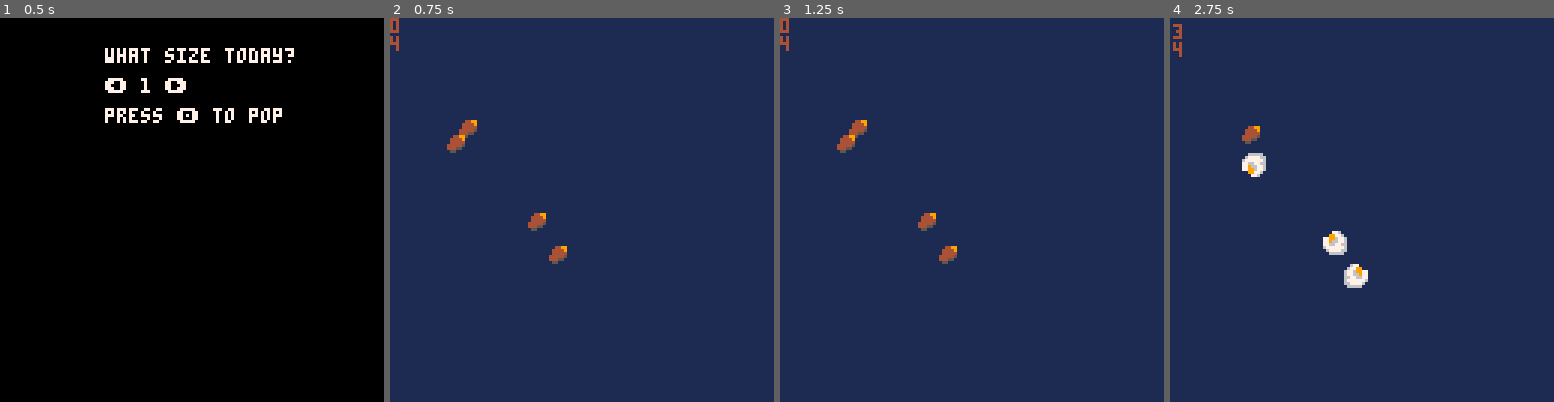
Above: before the commit, frames 1-4 (left to right).
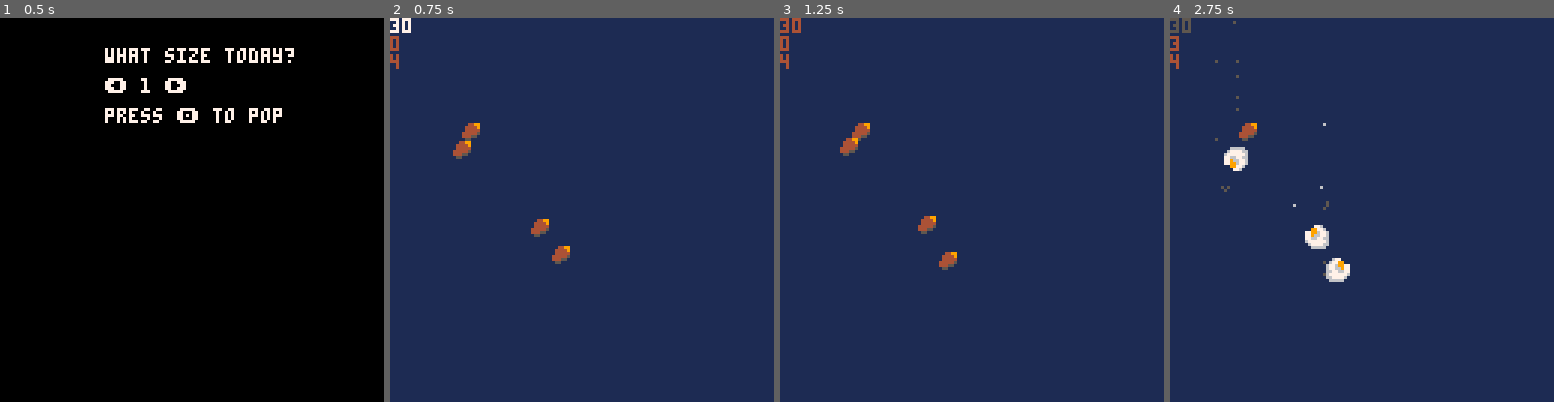
Above: after the commit, the same moments.

Repository: thoughtlesslabs/popper
Game: PICO-8 cartridge popper.p8
Two runs of this game, one before a commit and one after it. Both use one fixed random seed, a clock stepped at 60 frames per second and the inputs below.
Inputs:
- Up to frame 1 (0.5 s): tap X (X key) at 0.33 s
- Up to frame 2 (0.75 s): tap O (Z key) at 0.7 s
- Up to frame 3 (1.25 s): tap X (X key) at 1.07 s
- Up to frame 4 (2.75 s): hold Right 1.6-2.1 s; tap O (Z key) at 1.7, 2.1, 2.5 s; tap X (X key) at 1.85 s; hold Right from 2.47 s (still down)

Frame 1 is identical in both runs. In frame 2, 1.0% of the frame differs, in the area x 0-47%, y 0-65%; in frame 3, 0.8%; in frame 4, 2.3%, in the area x 0-52%, y 0-71%.

Commit message:
Added particles to exploding kernels

Diff:
--- a/popper.p8
+++ b/popper.p8
@@ -17,31 +17,17 @@
 	levels[3]="fffffffffffff"
 	levels[4]="fffffffffffffffffffff"
 	levels[5]="ffffffffffffffffffffffffff"
-end
-
---set game mode
+	part={}
+end
+
 function _update()
-	doshake()
+	updateparts()
 	if mode=="start" then
 		updatestart()
 	elseif mode=="game" then
 		updategame()
 	elseif mode=="gameover" then
 		updategameover()
-	end
-end
-
-function lvlname()
-	if levelnum==1 then
-		levelsname="xtra small"
-	elseif levelnum==2 then
-		levelsname="  small  "
-	elseif levelnum==3 then
-		levelsname="  medium  "
-	elseif levelnum==4 then
-		levelsname="  large  "
-	elseif levelnum==5 then
-		levelsname="xtra large"
 	end
 end
 
@@ -64,6 +50,71 @@
 	jit={}
 	for i=1,50 do
 		add(jit,rnd(2))
+	end
+end
+
+-- particles
+function addpart(_x,_y,_dx,_dy,_type,_maxage,_col)
+ local _p = {}
+ _p.x=_x
+ _p.y=_y
+ _p.dx=_dx
+ _p.dy=_dy
+ _p.tpe=_type
+ _p.mage=_maxage
+ _p.age=0
+ _p.col=0
+	_p.colarr=_col
+ add(part,_p)
+end
+
+-- kernel explosion
+function popped(_k)
+	for i=0,10 do
+		local _ang = rnd()
+		local _dx = sin(_ang)*0.2
+		local _dy = cos(_ang)*2
+		addpart(_k.x,_k.y,_dx,_dy,1,60,{5,6})
+	end
+end
+
+
+--particle updater
+function updateparts()
+	local _p
+	for i=#part,1,-1 do
+		_p=part[i]
+		_p.age+=1
+		if _p.age>_p.mage then
+			del(part,part[i])
+		else
+			if #_p.colarr==1 then
+				_p.col=_p.colarr[1]
+			else
+				local _ci=_p.age/_p.mage
+				_ci=1+flr(_ci*#_p.colarr)
+				_p.col=_p.colarr[_ci]
+			end
+
+		--apply gravity
+			if _p.tpe==1 then
+			_p.dy-=0.1
+			end
+
+		--move particle
+			_p.x+=_p.dx
+			_p.y+=_p.dy
+		end
+	end
+end
+
+function drawparts()
+	for i=1,#part do
+		_p=part[i]
+		--pixel particle
+		if _p.tpe == 0 or _p.tpe==1 then
+			pset(_p.x,_p.y,_p.col)
+		end
 	end
 end
 
@@ -98,6 +149,7 @@
 	end
 end
 
+--player select level
 function levelselect()
 	if btnp(0) then
 		if levelnum >1 then
@@ -110,9 +162,6 @@
 	end
 end
 
-function gupdate()
-end
-
 function updategameover()
 	if btnp(5) then
 		mode="game"
@@ -122,27 +171,33 @@
 --pop kernels base on user input
 function updategame()
  if popcount<#kernels then
- 	if btnp(4) then
- 		rkern=flr(rnd(#kernels)+1)
- 		if kernels[rkern].p==true then
- 			del(kernels,kernels[rkern].n)
- 			updategame()
- 		elseif kernels[rkern].v then
- 			sfx(0)
- 			shake=0.1
- 			kernels[rkern].p=true
- 			kernels[rkern].v=false
- 			popcount+=1
- 		end
+ 	kernpop()
+ else
+ 	updategameover()
+ end
+end
+
+function kernpop()
+ rkern=flr(rnd(#kernels)+1)
+ if btnp(4) then
+ 	if kernels[rkern].p==true then
+ 		del(kernels,kernels[rkern].n)
+ 		kernpop()
+ 	else
+ 		sfx(0)
+ 		shake=0.1
+ 		kernels[rkern].p=true
+ 		kernels[rkern].v=false
+ 		popped(kernels[rkern])
+ 		popcount+=1
  	end
- else
- 	mode="gameover"
- end
+	end
 end
 
 function updategameover()
 	gametimer-=1
-	if gametimer<=0 then
+	if gametimer<0 then
+		mode="gameover"
 		if btn(5) then
 			mode="start"
 		end
@@ -179,6 +234,9 @@
 function drawgame()
 	local i
 	cls(1)
+	drawparts()
+	jitter()
+	print(gametimer)
 	print(popcount,20)
 	print(#kernels)
 	for i=1,#kernels do
@@ -187,13 +245,13 @@
 		--	print(kernels[i].n,kernels[i].x+5,kernels[i].y+5)
 		elseif kernels[i].p then
 			if kernels[i].r==1 then
-				spr(1,kernels[i].x+5,kernels[i].y+5,1,1,true)
+				spr(1,kernels[i].x,kernels[i].y+5,1,1,true)
 			elseif kernels[i].r==2 then
-				spr(1,kernels[i].x+5,kernels[i].y+5,1,1,false)
+				spr(1,kernels[i].x,kernels[i].y+5,1,1,false)
 			elseif kernels[i].r==3 then
-				spr(1,kernels[i].x+5,kernels[i].y+5,1,1,false,true)
+				spr(1,kernels[i].x,kernels[i].y+5,1,1,false,true)
 			elseif kernels[i].r==4 then
-				spr(1,kernels[i].x+5,kernels[i].y+5,1,1,true,false)
+				spr(1,kernels[i].x,kernels[i].y+5,1,1,true,false)
 			end
 		end
 	end
@@ -207,12 +265,10 @@
 end
 
 function drawgameover()
-	if gametimer<=0 then
 		shake=0
 		rectfill(35,35,95,60,4)
 		print("play again?",45,40,7)
 		print("press ❎",50,50,7)
-	end
 end
 -->8
 --					to do list
